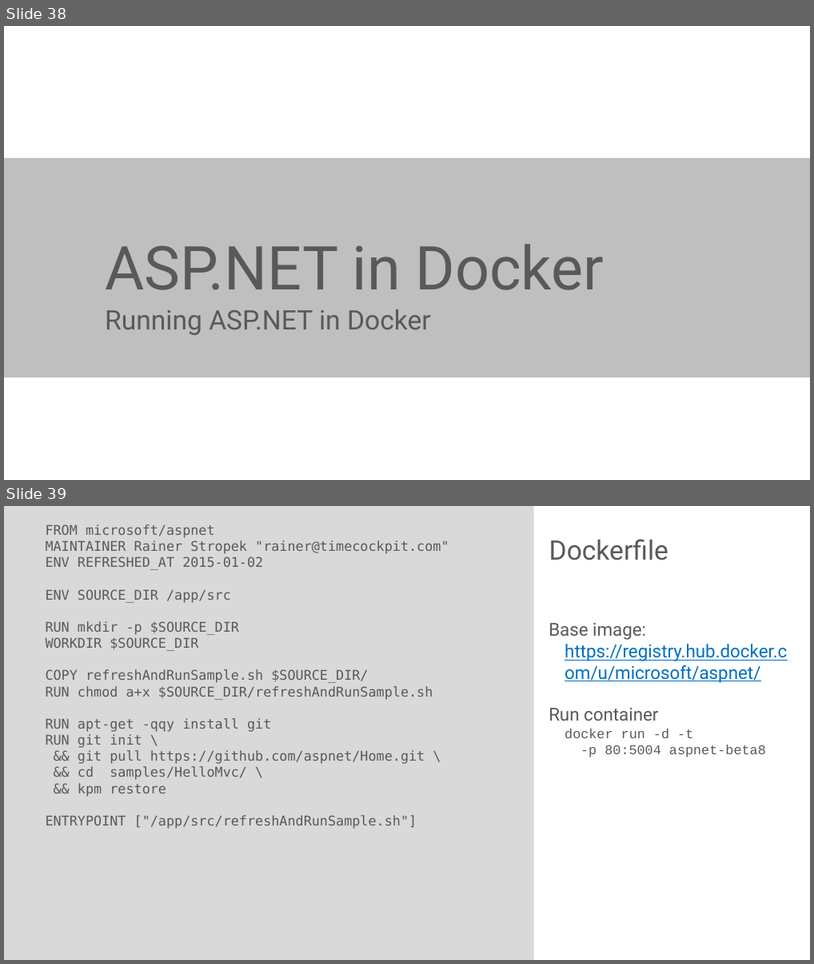
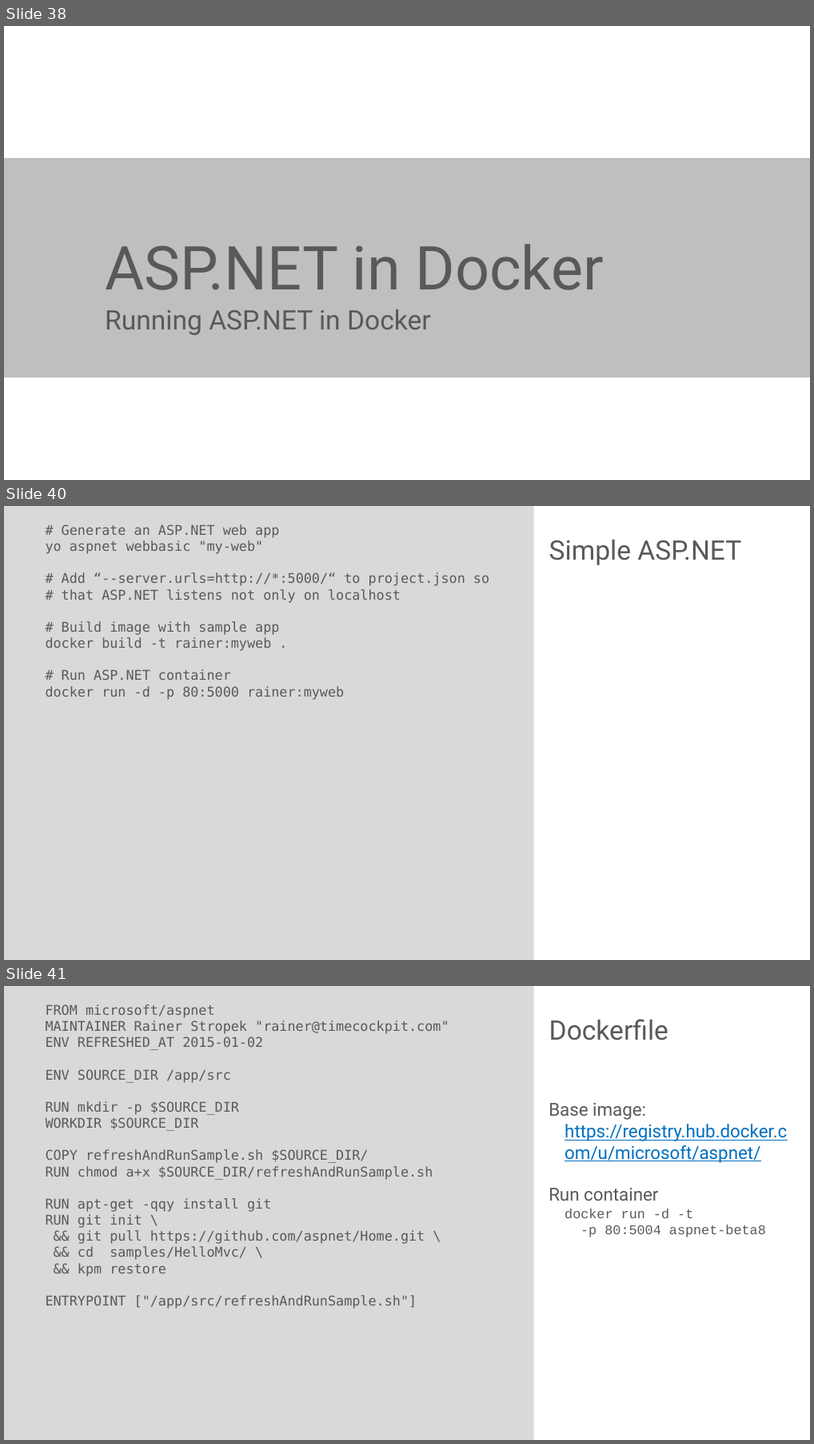
Before and after one commit to rstropek/DockerVS2015Intro, a slide deck: slides/Docker-Workshop.pptx. Shown one above the other, each under a label of ours: slides 38 and 39 before the commit, slides 38, 40 and 41 after it; the slides between them are not shown. The pictures are 814x964 and 814x1444 pixels, drawn with LibreOffice and Linux fonts; fonts in the diff are those of the drawing. Boxes give left, top, right and bottom in pixels: in the first picture for what was removed or moved away, otherwise in the second. Text is boxed around its words. In the diff, an @@ line names an element or a change of style, - is before the commit and + after.

```diff
--- a/slides/Docker-Workshop.pptx
+++ b/slides/Docker-Workshop.pptx
@@ slide 40 added at (x1=4, y1=506, x2=810, y2=960), background #FFFFFF; not listed: 1 template element that a slide beside it also shows @@
@@ text added at (x1=46, y1=524, x2=490, y2=700), 12 pt, text #595959 @@
+# Generate an ASP.NET web app
+yo aspnet webbasic "my-web"
+# Add “--server.urls=http://*:5000/“ to project.json so
+# that ASP.NET listens not only on localhost
+# Build image with sample app
+docker build -t rainer:myweb .
+# Run ASP.NET container
+docker run -d -p 80:5000 rainer:myweb
@@ title added at (x1=550, y1=540, x2=742, y2=565), 24 pt, text #595959 @@
+Simple ASP.NET
@@ what was slide 39 is now slide 41 @@
```
Also in this commit, not shown: 1 other slide added, 1 other file.
